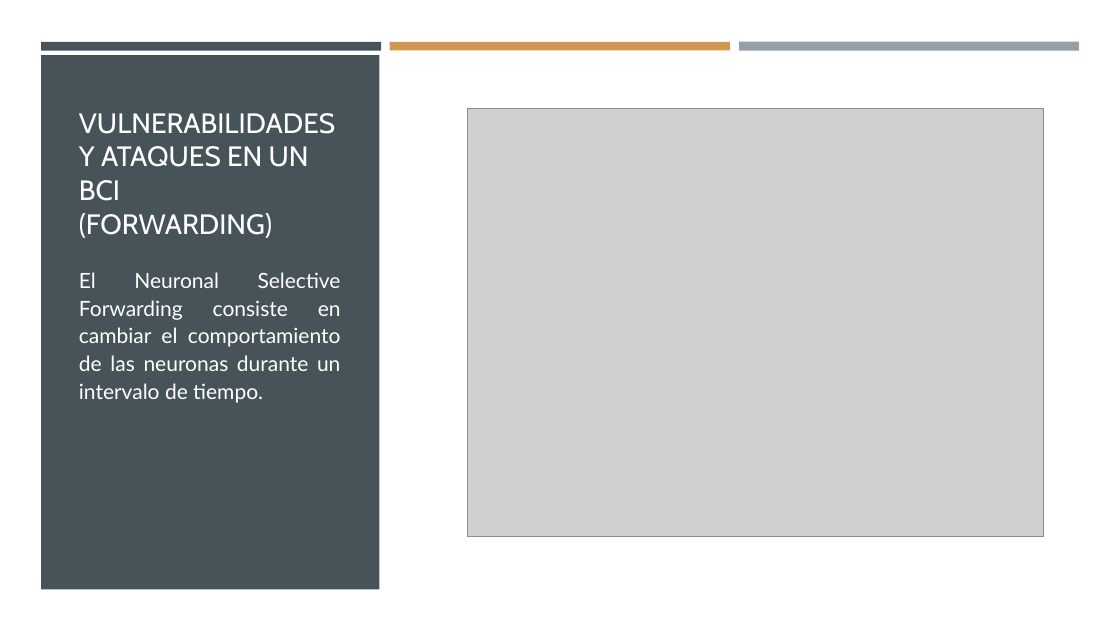
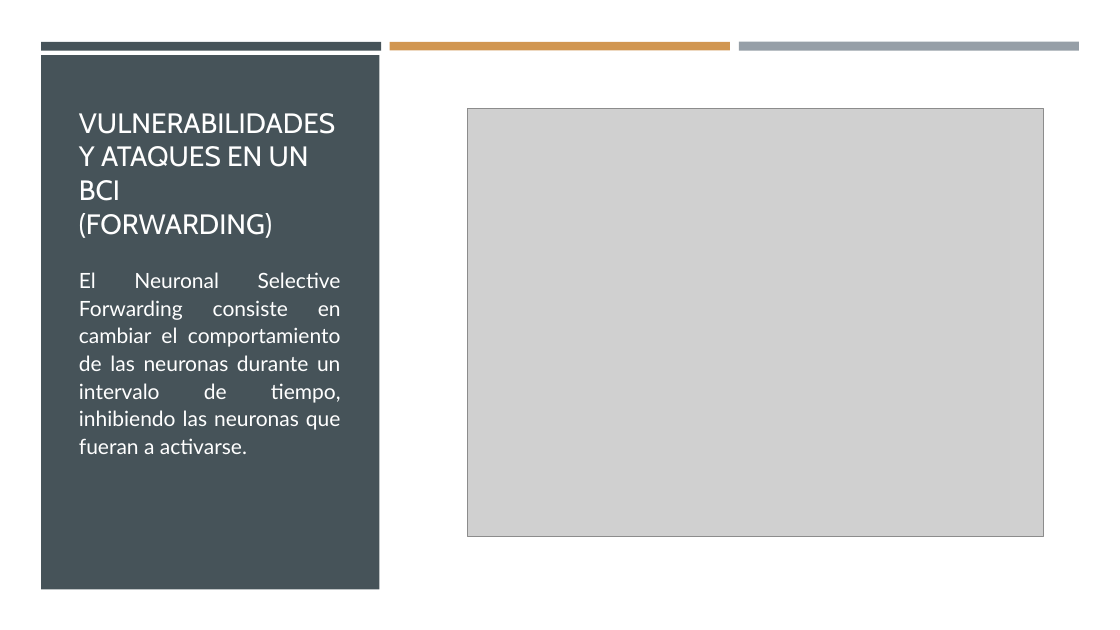
Before and after one commit to juanluserra/TFM-BigData, a slide deck: slide 9 of Resumen_2025-02-03.pptx. Drawn at 1120x630 pixels with LibreOffice and Linux fonts; fonts in the diff are those of the drawing; grey boxes stand for pictures. Boxes give left, top, right and bottom in pixels: in the first picture for what was removed or moved away, otherwise in the second. Text is boxed around its words. In the diff, an @@ line names an element or a change of style, - is before the commit and + after.

```diff
--- a/Resumen_2025-02-03.pptx
+++ b/Resumen_2025-02-03.pptx
@@ text at (79,272,341,454): text changed @@
-El Neuronal Selective Forwarding consiste en cambiar el comportamiento de las neuronas durante un intervalo de tiempo.
+El Neuronal Selective Forwarding consiste en cambiar el comportamiento de las neuronas durante un intervalo de tiempo, inhibiendo las neuronas que fueran a activarse.
```
Also in this commit, not shown: 1 other slide changed, 1 slide removed.
